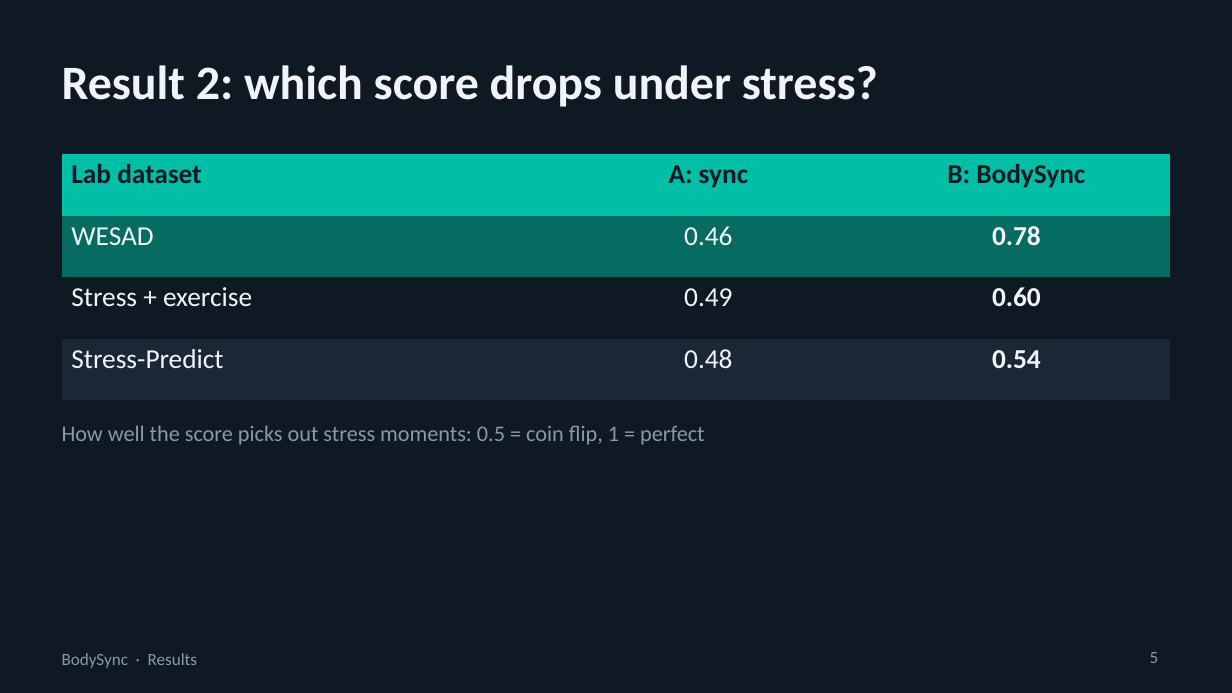
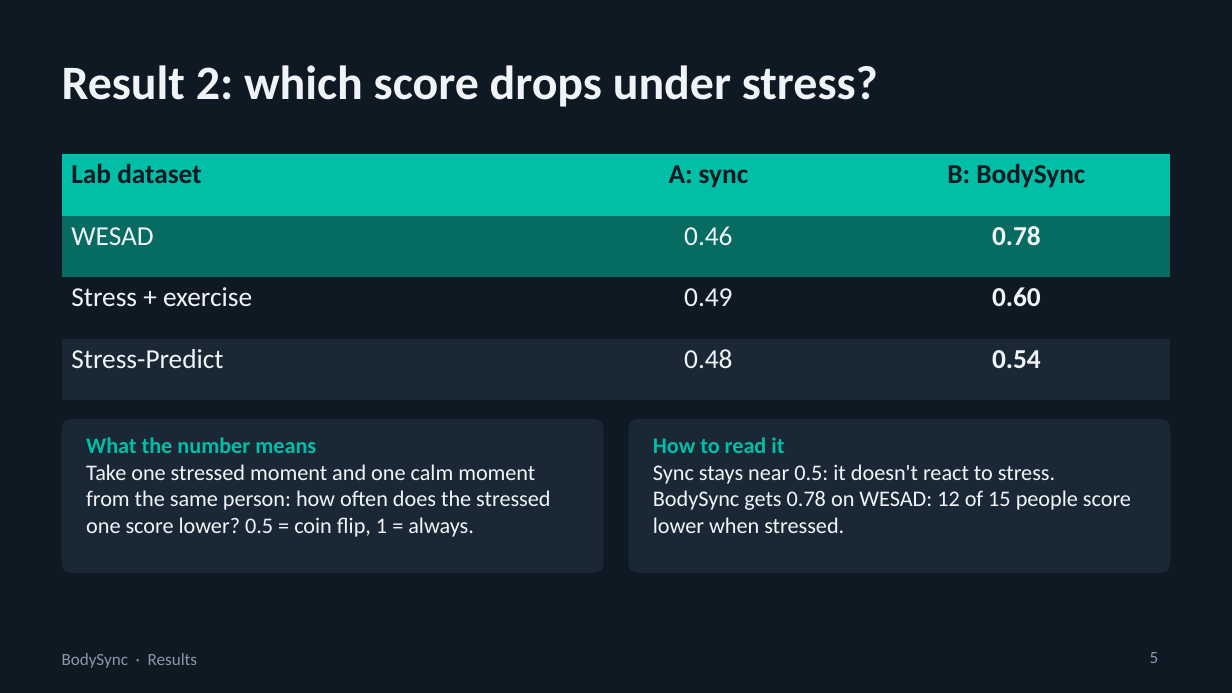
Before and after one commit to swaylakh/bodysync, a slide deck: slide 5 of docs/slides/BodySync_Update.pptx. Drawn at 1232x693 pixels with LibreOffice and Linux fonts; fonts in the diff are those of the drawing. Boxes give left, top, right and bottom in pixels: in the first picture for what was removed or moved away, otherwise in the second. Text is boxed around its words. In the diff, an @@ line names an element or a change of style, - is before the commit and + after.

```diff
--- a/docs/slides/BodySync_Update.pptx
+++ b/docs/slides/BodySync_Update.pptx
@@ rounded rectangle added at (62, 419, 604, 573), fill #1A2836 @@
@@ rounded rectangle added at (628, 419, 1170, 573), fill #1A2836 @@
@@ text removed at (62, 425, 704, 445) @@
-How well the score picks out stress moments: 0.5 = coin flip, 1 = perfect
@@ text added at (86, 437, 550, 537), 13 pt, text #F0F4F8 @@
+What the number means
+Take one stressed moment and one calm moment from the same person: how often does the stressed one score lower? 0.5 = coin flip, 1 = always.
@@ text added at (653, 437, 1131, 533), 13 pt, text #F0F4F8 @@
+How to read it
+Sync stays near 0.5: it doesn't react to stress. BodySync gets 0.78 on WESAD: 12 of 15 people score lower when stressed.
```
Also in this commit, not shown: 4 other slides changed.
